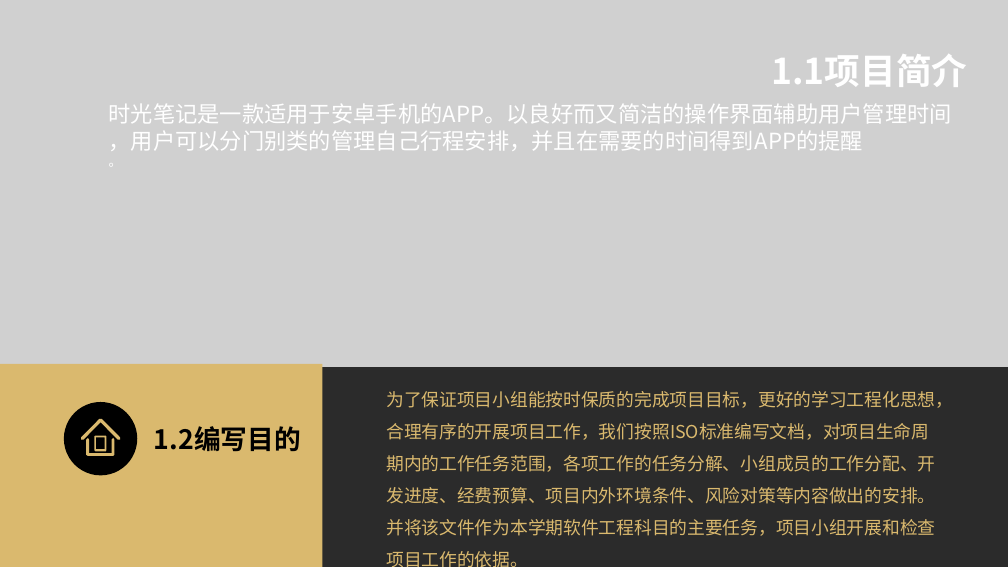
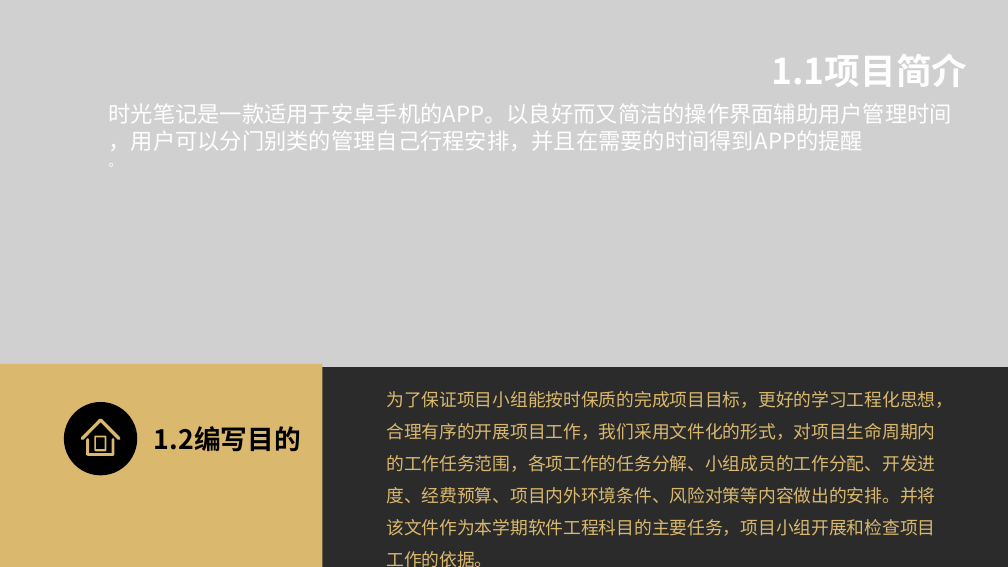
Before and after one commit to SE-2018-G01/TimeNote, a slide deck: slide 4 of SE2018春-G01-项目计划.pptx. Drawn at 1008x567 pixels with LibreOffice and Linux fonts; fonts in the diff are those of the drawing; grey boxes stand for pictures; background and template pictures are left out; a plain dark background stands for a picture behind light text. Boxes give left, top, right and bottom in pixels: in the first picture for what was removed or moved away, otherwise in the second. Text is boxed around its words. In the diff, an @@ line names an element or a change of style, - is before the commit and + after.

```diff
--- a/SE2018春-G01-项目计划.pptx
+++ b/SE2018春-G01-项目计划.pptx
@@ text at (386, 391, 953, 567): text changed @@
-为了保证项目小组能按时保质的完成项目目标，更好的学习工程化思想，合理有序的开展项目工作，我们按照ISO标准编写文档，对项目生命周期内的工作任务范围，各项工作的任务分解、小组成员的工作分配、开发进度、经费预算、项目内外环境条件、风险对策等内容做出的安排。并将该文件作为本学期软件工程科目的主要任务，项目小组开展和检查项目工作的依据。
+为了保证项目小组能按时保质的完成项目目标，更好的学习工程化思想，合理有序的开展项目工作，我们采用文件化的形式，对项目生命周期内的工作任务范围，各项工作的任务分解、小组成员的工作分配、开发进度、经费预算、项目内外环境条件、风险对策等内容做出的安排。并将该文件作为本学期软件工程科目的主要任务，项目小组开展和检查项目工作的依据。
```
Also in this commit, not shown: 4 other files.
